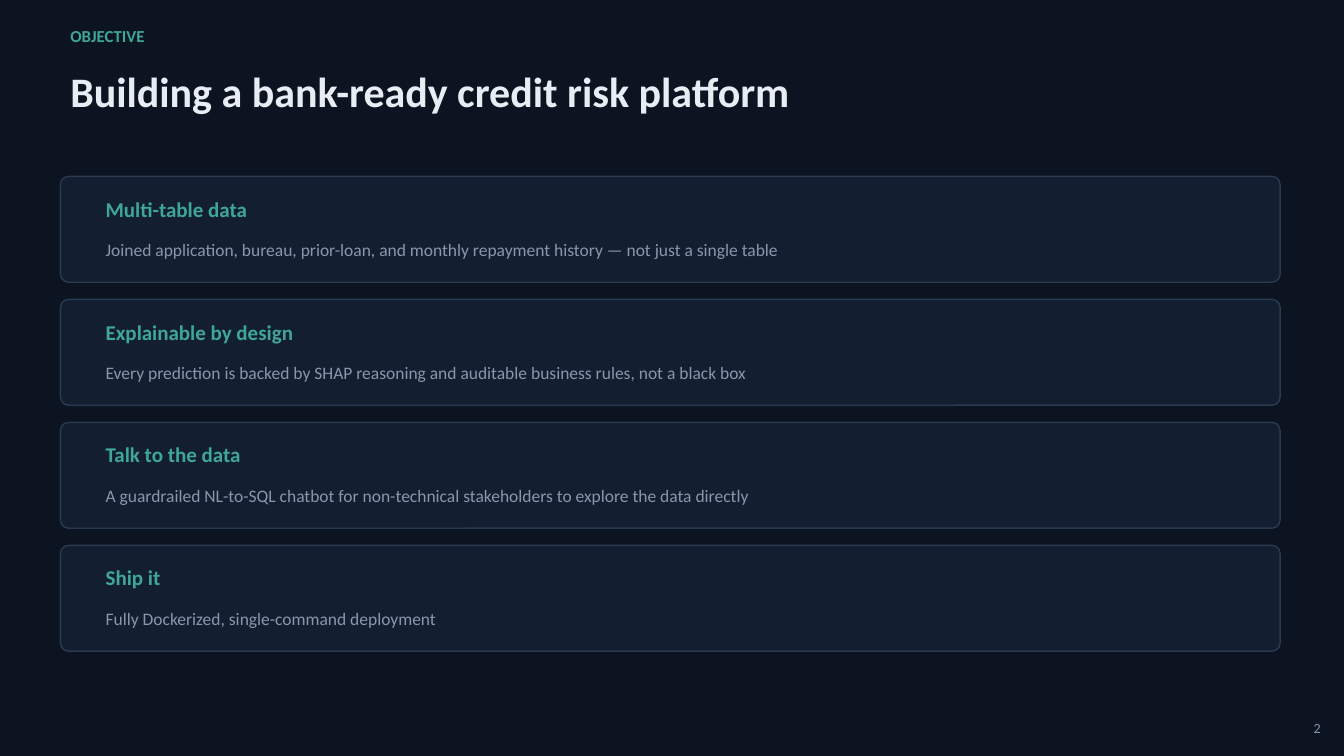
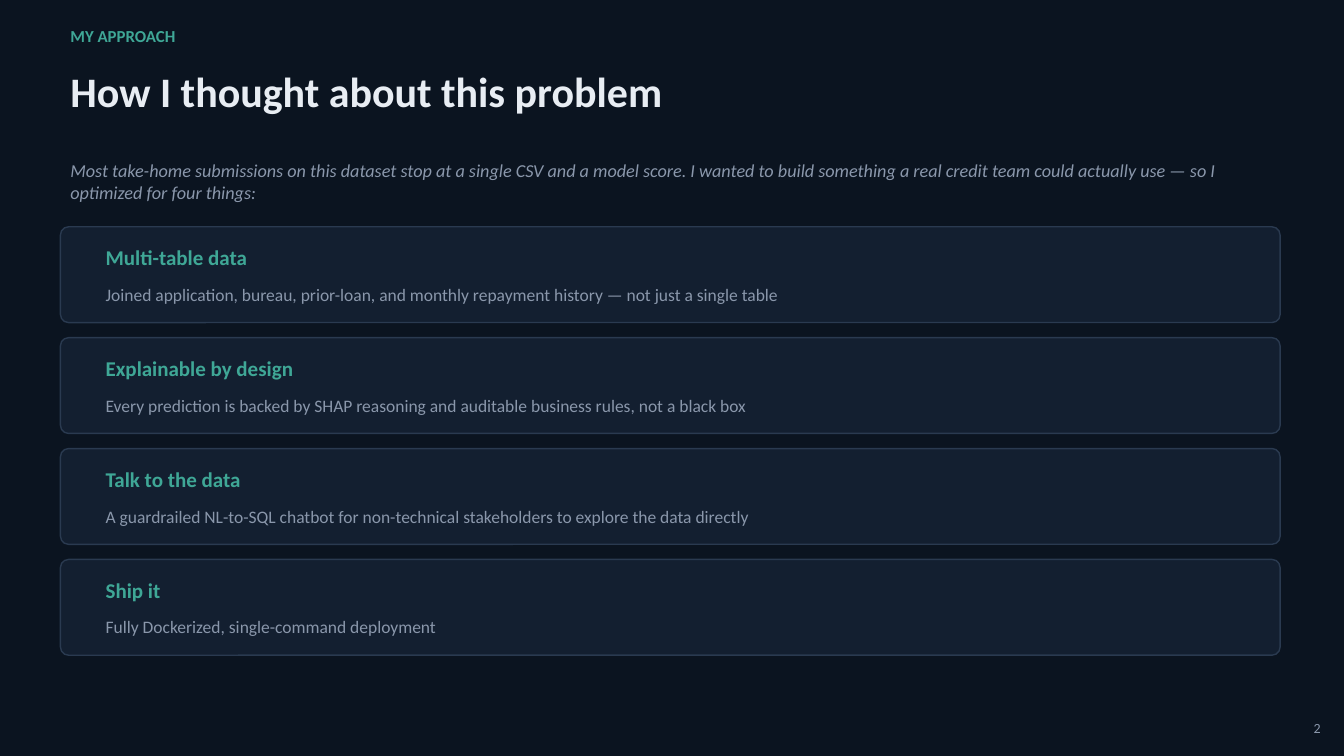
Before and after one commit to malavika-krishna24/credit-risk-platform, a slide deck: slide 2 of documents/Credit_Risk_Platform_Presentation.pptx. Drawn at 1344x756 pixels with LibreOffice and Linux fonts; fonts in the diff are those of the drawing. Boxes give left, top, right and bottom in pixels: in the first picture for what was removed or moved away, otherwise in the second. Text is boxed around its words. In the diff, an @@ line names an element or a change of style, - is before the commit and + after.

```diff
--- a/documents/Credit_Risk_Platform_Presentation.pptx
+++ b/documents/Credit_Risk_Platform_Presentation.pptx
@@ text at (x1=70, y1=31, x2=176, y2=42): text changed @@
-OBJECTIVE
+MY APPROACH
@@ text at (x1=70, y1=77, x2=663, y2=114): text changed @@
-Building a bank-ready credit risk platform
+How I thought about this problem
@@ text added at (x1=70, y1=164, x2=1215, y2=202), 13 pt, text #8A97AB, italic @@
+Most take-home submissions on this dataset stop at a single CSV and a model score. I wanted to build something a real credit team could actually use — so I optimized for four things:
@@ proportions changed in 4 elements at (x1=60, y1=560, x2=1280, y2=655), (x1=60, y1=449, x2=1280, y2=544), (x1=60, y1=338, x2=1280, y2=434), (x1=60, y1=227, x2=1280, y2=323) @@
@@ rounded rectangle resized from (x1=60, y1=176, x2=1280, y2=282) to (x1=60, y1=227, x2=1280, y2=323) @@
@@ text "Multi-table data" moved from (x1=106, y1=202, x2=247, y2=217) to (x1=106, y1=250, x2=247, y2=265) @@
@@ text "Joined application, bureau, prior-loan, and ..." moved from (x1=106, y1=244, x2=778, y2=259) to (x1=106, y1=289, x2=778, y2=304) @@
@@ rounded rectangle resized from (x1=60, y1=299, x2=1280, y2=405) to (x1=60, y1=338, x2=1280, y2=434) @@
@@ text "Explainable by design" moved from (x1=106, y1=325, x2=293, y2=344) to (x1=106, y1=361, x2=293, y2=380) @@
@@ text "Every prediction is backed by ..." moved from (x1=106, y1=367, x2=746, y2=382) to (x1=106, y1=400, x2=746, y2=415) @@
@@ rounded rectangle resized from (x1=60, y1=422, x2=1280, y2=528) to (x1=60, y1=449, x2=1280, y2=544) @@
@@ text "Talk to the data" moved from (x1=106, y1=447, x2=241, y2=462) to (x1=106, y1=472, x2=241, y2=487) @@
@@ text "A guardrailed NL-to-SQL chatbot for ..." moved from (x1=106, y1=490, x2=749, y2=505) to (x1=106, y1=511, x2=749, y2=526) @@
@@ rounded rectangle resized from (x1=60, y1=545, x2=1280, y2=651) to (x1=60, y1=560, x2=1280, y2=655) @@
@@ text "Ship it" moved from (x1=106, y1=570, x2=160, y2=588) to (x1=106, y1=583, x2=160, y2=601) @@
@@ text "Fully Dockerized, single-command deployment" moved from (x1=106, y1=613, x2=436, y2=628) to (x1=106, y1=621, x2=436, y2=636) @@
```
Also in this commit, not shown: 2 other slides changed, 1 slide added, 1 slide removed, 2 other files.
